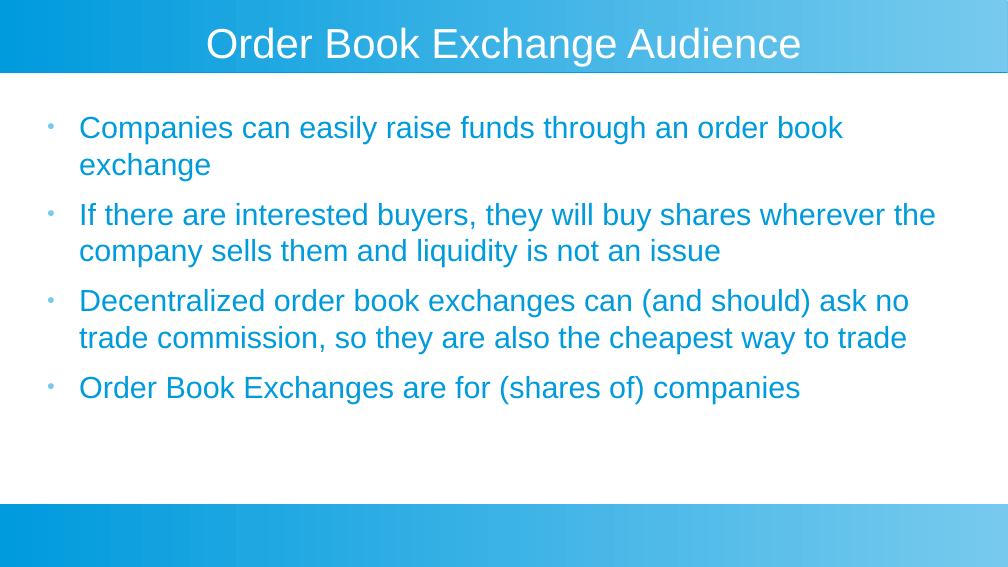
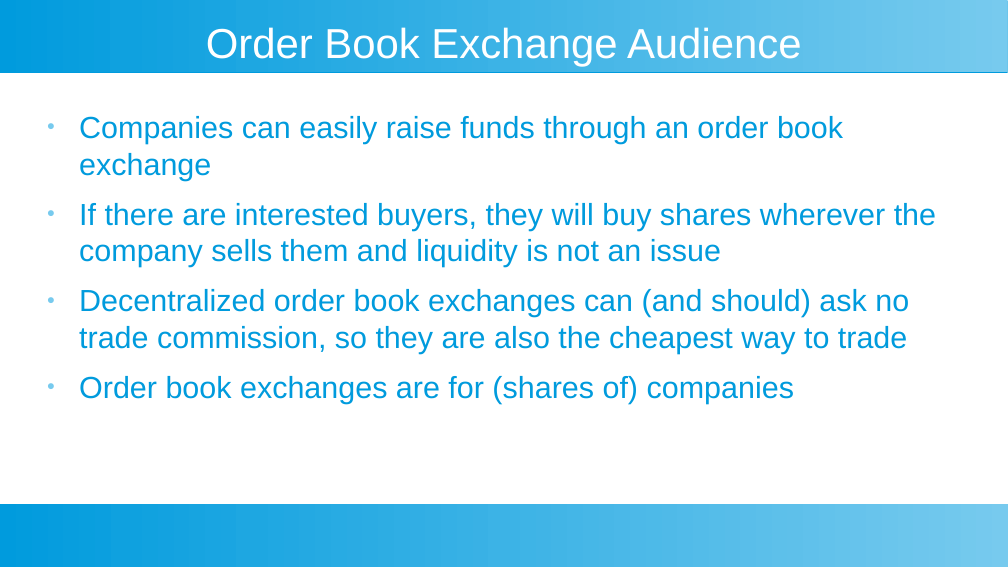
Before and after one commit to toongeorges/cryptoshares, a slide deck: slide 21 of design.odp. Drawn at 1008x567 pixels with LibreOffice and Linux fonts; fonts in the diff are those of the drawing. Boxes give left, top, right and bottom in pixels: in the first picture for what was removed or moved away, otherwise in the second. Text is boxed around its words. In the diff, an @@ line names an element or a change of style, - is before the commit and + after.

Commit message:
fix small typo

```diff
--- a/design.odp
+++ b/design.odp
@@ text at [79,376,794,403]: text changed @@
-● Order Book Exchanges are for (shares of) companies
+● Order book exchanges are for (shares of) companies
```
